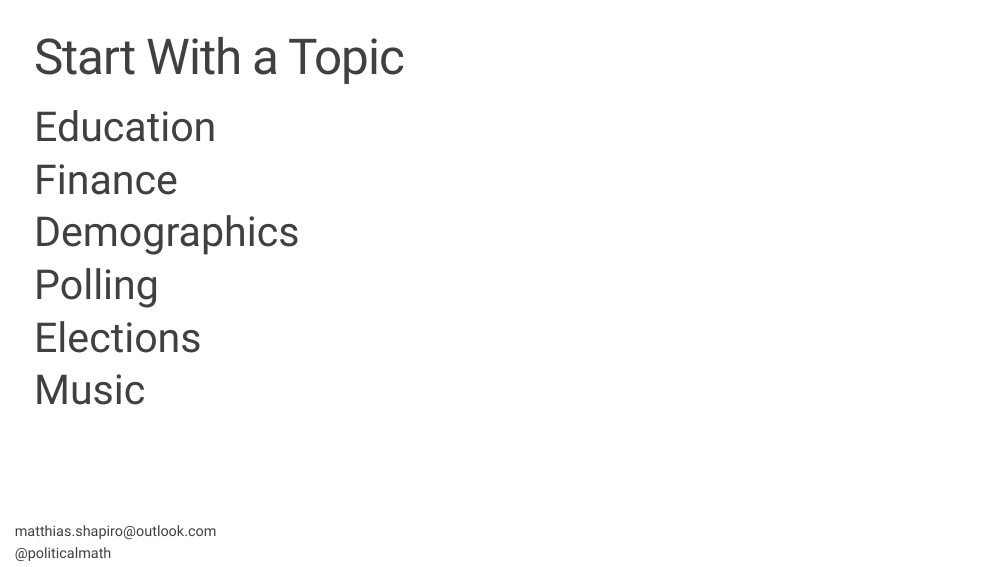
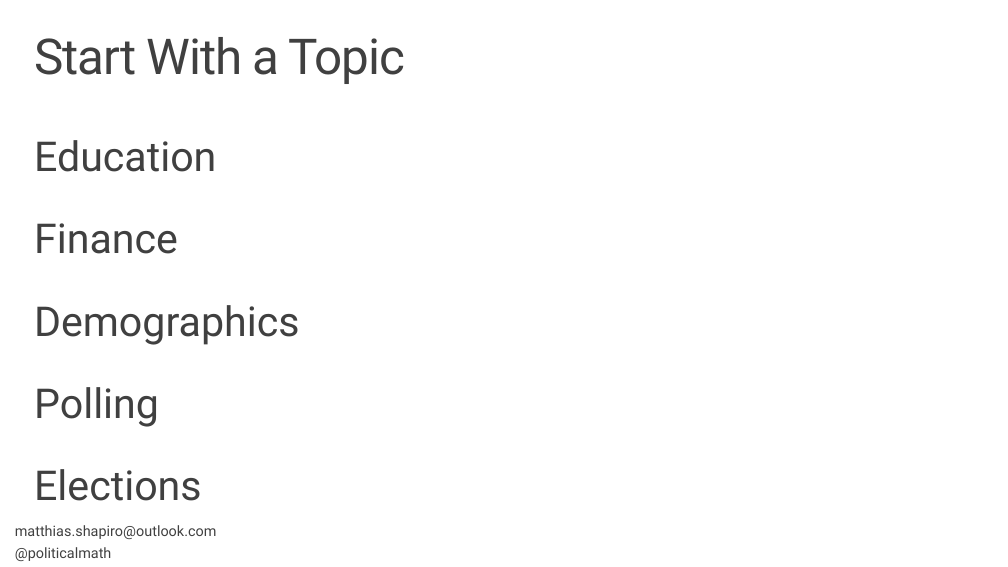
Before and after one commit to matthiasxc/DataVisClass, a slide deck: slide 7 of Session 2.pptx. Drawn at 1008x567 pixels with LibreOffice and Linux fonts; fonts in the diff are those of the drawing; background and template pictures are left out. Boxes give left, top, right and bottom in pixels: in the first picture for what was removed or moved away, otherwise in the second. Text is boxed around its words. In the diff, an @@ line names an element or a change of style, - is before the commit and + after.

```diff
--- a/Session 2.pptx
+++ b/Session 2.pptx
@@ text "Education" at [34, 140, 299, 501]: line spacing 0.9 to 1.5 @@
@@ text at [34, 374, 145, 405]: paragraph removed @@
-Music
```
Also in this commit, not shown: 4 other slides changed, 3 slides added, 1 slide removed, 1 other file.
